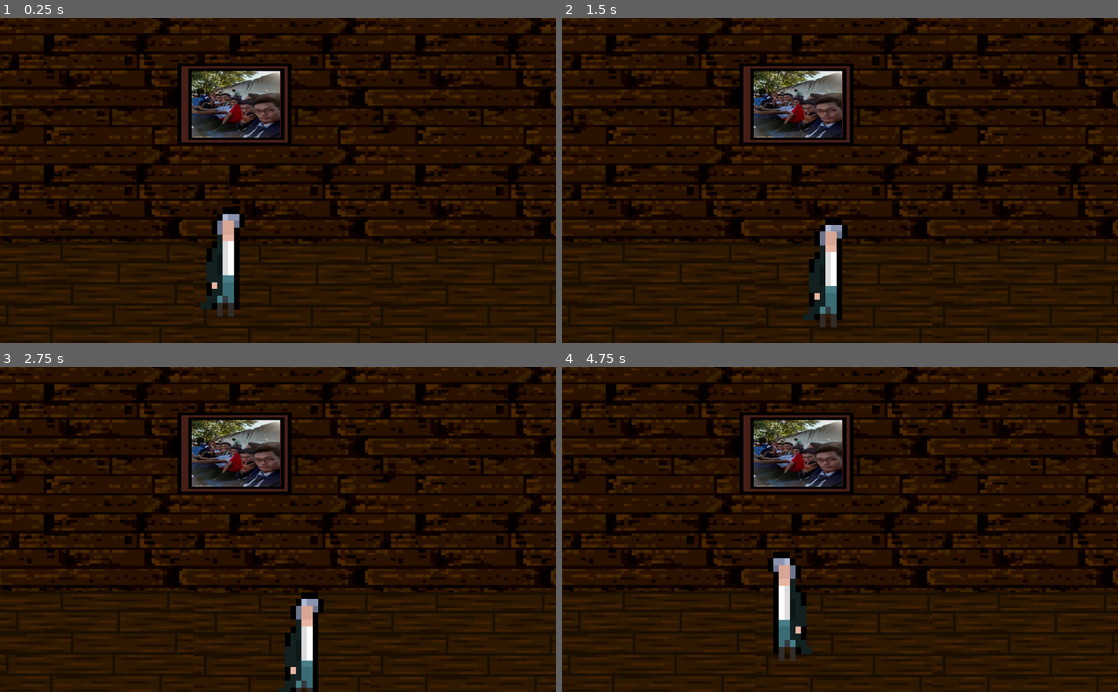
Above: before the commit, frames 1-4 (two rows, left to right).
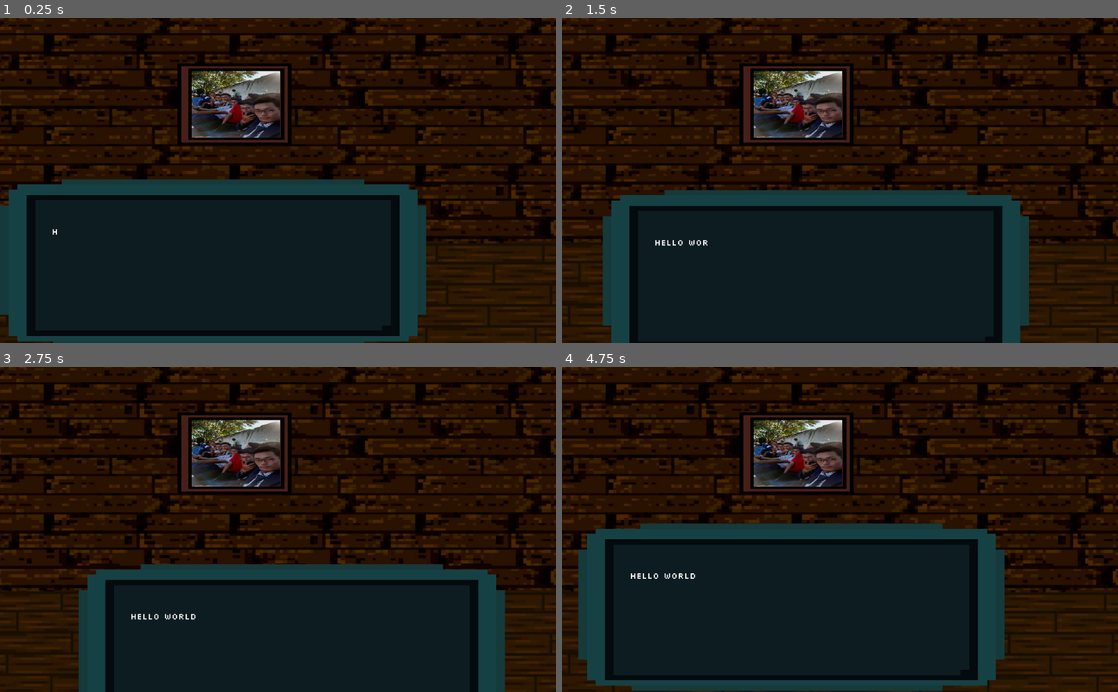
Above: after the commit, the same moments.

Repository: ShubhamTiwary914/game_jams
Game: Godot game, scene res://scenes/World.tscn
Same seed, same stepped clock (60 frames per second), same inputs: the game is played once before the commit and once after it. The project has no main scene, so this scene is started directly.
Inputs:
- Up to frame 1 (0.25 s): no input
- Up to frame 2 (1.5 s): tap Enter at 0.5 s; hold Right (ui_right) 0.53-1.28 s; hold Down (ui_down) from 1.28 s (still down)
- Up to frame 3 (2.75 s): release Down (ui_down) at 2.03 s; hold Right (ui_right) from 2.03 s (still down)
- Up to frame 4 (4.75 s): release Right (ui_right) at 2.78 s; hold Up (ui_up) 2.78-3.53 s; hold Left (ui_left) from 3.53 s (still down)

The runs differ from the first frame. In frame 1, 37% of the frame differs, in the area x 0-77%, y 49-100%; in frame 2, 34%; in frame 3, 29%; in frame 4, 37%, in the area x 2-80%, y 48-100%.

Commit message:
Added Functioning Dialog Menu

Diff:
--- a/Brackeys_August22/scenes/World.tscn
+++ b/Brackeys_August22/scenes/World.tscn
@@ -45,7 +45,6 @@
 position = Vector2( 343.083, 99.9713 )
 
 [node name="Entities" type="Node2D" parent="."]
-editor/display_folded = true
 
 [node name="Player" parent="Entities" instance=ExtResource( 4 )]
 
--- /dev/null
+++ b/Brackeys_August22/scenes/dialogBox.tscn
@@ -0,0 +1,38 @@
+[gd_scene load_steps=5 format=2]
+
+[ext_resource path="res://scripts/Interactables/dialogBox.gd" type="Script" id=1]
+[ext_resource path="res://assets/Character/DialogBoard.png" type="Texture" id=2]
+[ext_resource path="res://assets/Fonts/Silkscreen-Regular.ttf" type="DynamicFontData" id=3]
+
+[sub_resource type="DynamicFont" id=1]
+font_data = ExtResource( 3 )
+
+[node name="dilogBox" type="Node2D"]
+script = ExtResource( 1 )
+dialogTextDelay = 0.15
+
+[node name="dialogFrame" type="Sprite" parent="."]
+position = Vector2( 392.564, 451.94 )
+scale = Vector2( 16.3711, 9.64722 )
+texture = ExtResource( 2 )
+
+[node name="Control" type="Control" parent="."]
+margin_left = 94.5301
+margin_top = 359.334
+margin_right = 684.53
+margin_bottom = 559.334
+
+[node name="colorRect" type="ColorRect" parent="Control"]
+margin_right = 600.0
+margin_bottom = 200.0
+color = Color( 0.0509804, 0.109804, 0.12549, 1 )
+
+[node name="dialogText" type="Label" parent="Control/colorRect"]
+margin_right = 600.0
+margin_bottom = 200.0
+rect_clip_content = true
+custom_fonts/font = SubResource( 1 )
+text = "
+"
+autowrap = true
+clip_text = true
--- /dev/null
+++ b/Brackeys_August22/scripts/Interactables/dialogBox.gd
@@ -0,0 +1,20 @@
+extends Node2D
+
+onready var dialogText : String = "";
+onready var dialogTextNode = $Control/colorRect/dialogText;
+export (float) var dialogTextDelay = 0.3;
+
+
+
+func runTextDialog(dialogTextString: String):
+	dialogText = dialogTextString;
+	if( (len(dialogText) - len(dialogTextNode.text)) > 0 ):
+		animateTextLoad(len(dialogText) - len(dialogTextNode.text))
+
+
+
+
+func animateTextLoad(iterations: int):
+	for i in range(iterations + 1):
+		yield(get_tree().create_timer(dialogTextDelay), "timeout")
+		dialogTextNode.text += dialogText[i];
--- a/Brackeys_August22/scripts/Player/PlayerMain.gd
+++ b/Brackeys_August22/scripts/Player/PlayerMain.gd
@@ -5,11 +5,21 @@
 onready var player = get_node(".");
 onready var playerSprite = $Sprite;
 
+onready var dialogBox_scene = load("res://scenes/dialogBox.tscn")
 
 
 # Called when the node enters the scene tree for the first time.
 func _ready():
 	player.position = playerData.spawnPoint;
+	dialogTest("Hello World")
+
+func dialogTest(textToLoad: String):
+	var dialogBox = dialogBox_scene.instance();
+	add_child(dialogBox)
+	dialogBox.global_position = Vector2(0,0)
+	dialogBox.runTextDialog(textToLoad)
+
+
 
 
 
@@ -22,6 +32,8 @@
 	playerSpriteFlip(playerVelocity)
 
 
+
+
 func playerSpriteFlip(playerVelocity : Vector2):
 	if (playerVelocity.x < 0):
 		playerSprite.flip_h = true;
Not shown, added: Brackeys_August22/Plans/gameMap.png.import
Not shown, added: Brackeys_August22/Plans/gameMechanics.png.import
Binary file added: Brackeys_August22/assets/Character/DialogBoard.png
Not shown, added: Brackeys_August22/assets/Character/DialogBoard.png.import
Binary file added: Brackeys_August22/assets/Fonts/Silkscreen-Bold.ttf
Binary file added: Brackeys_August22/assets/Fonts/Silkscreen-Regular.ttf
